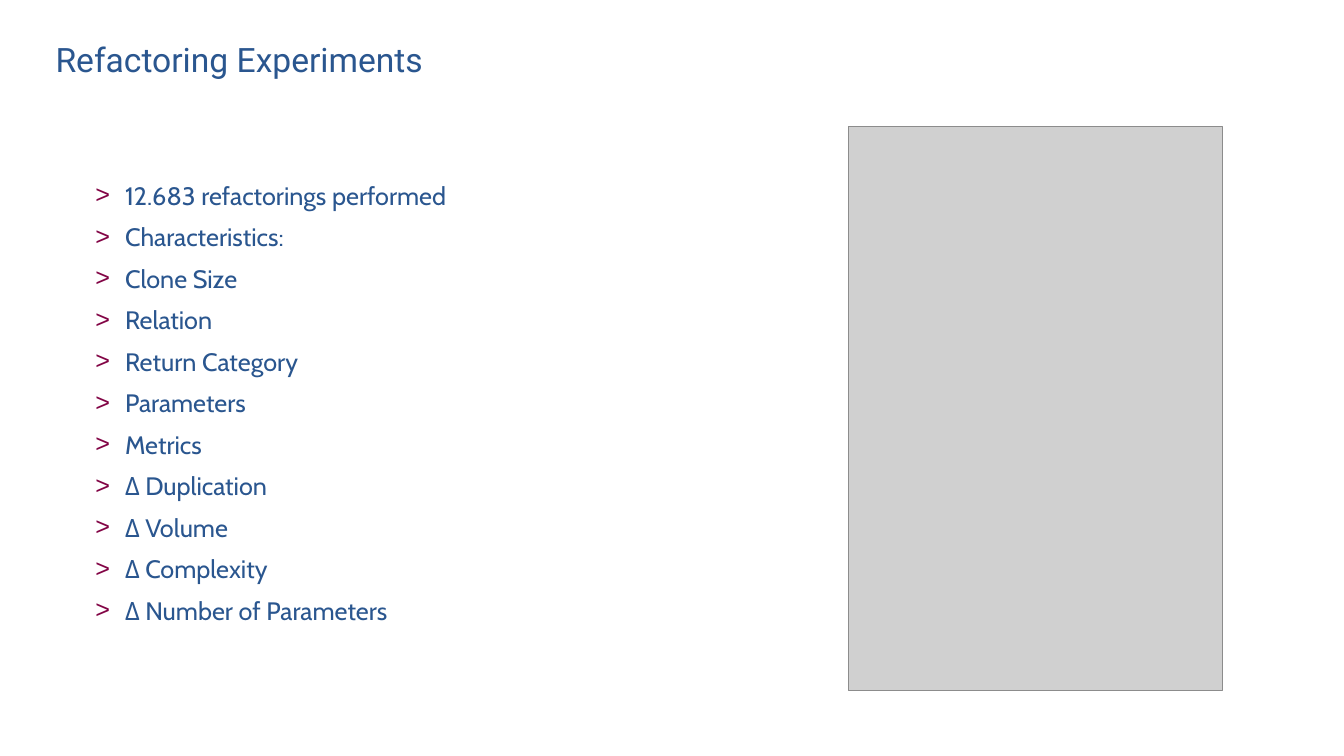
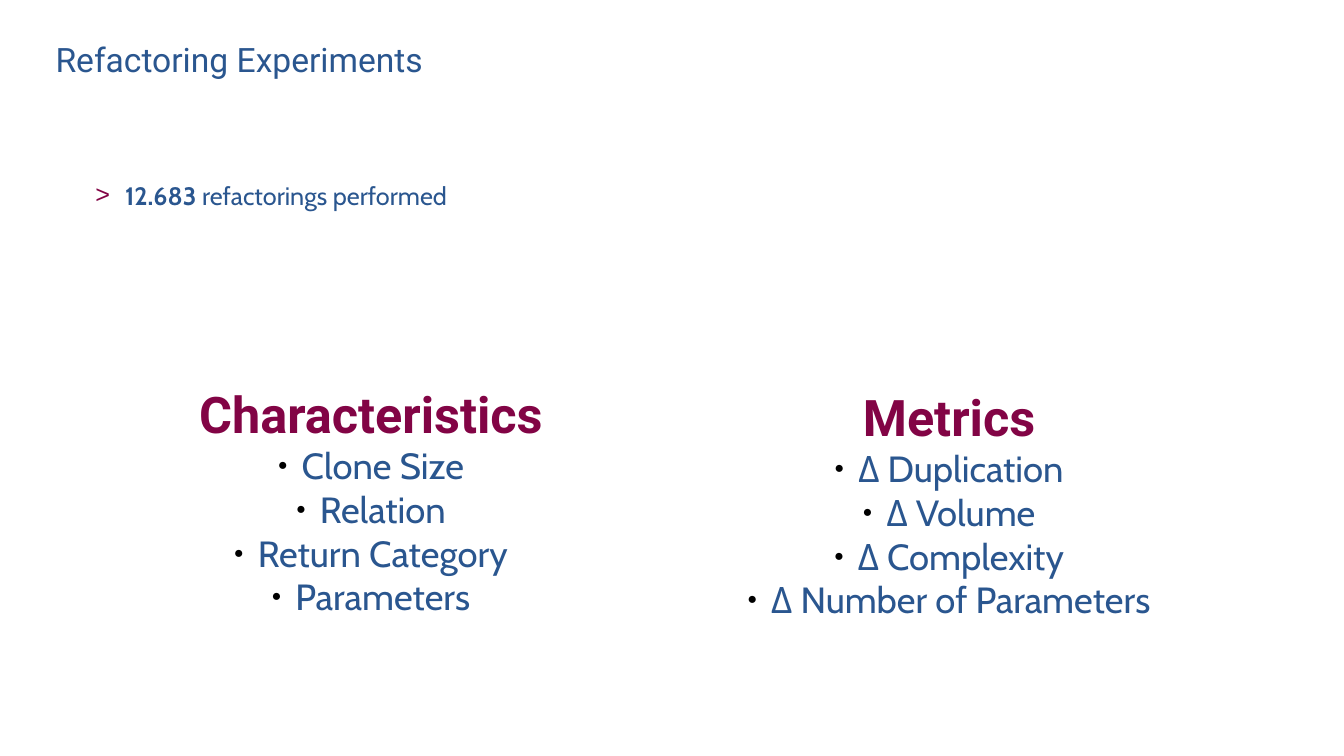
Before and after one commit to SimonBaars/Master-Thesis-Simon-Baars, a slide deck: slide 58 of presentations/FinalPresentation.odp (slide 57 before the commit). Drawn at 1344x756 pixels with LibreOffice and Linux fonts; fonts in the diff are those of the drawing; grey boxes stand for pictures. Boxes give left, top, right and bottom in pixels: in the first picture for what was removed or moved away, otherwise in the second. Text is boxed around its words. In the diff, an @@ line names an element or a change of style, - is before the commit and + after.

```diff
--- a/presentations/FinalPresentation.odp
+++ b/presentations/FinalPresentation.odp
@@ picture removed at (x1=849, y1=127, x2=1223, y2=691) @@
@@ free "12.683 refactorings performed" at (x1=95, y1=176, x2=1238, y2=673): bold on in "12.683" @@
@@ text in free at (x1=125, y1=227, x2=387, y2=621): paragraphs removed @@
-> Characteristics:
-  > Clone Size
-  > Relation
-  > Return Category
-  > Parameters
-> Metrics
-  > Δ Duplication
-  > Δ Volume
-  > Δ Complexity
-  > Δ Number of Parameters
@@ text added at (x1=199, y1=395, x2=542, y2=611), 26 pt, text #2A568F @@
+Characteristics
+● Clone Size
+● Relation
+● Return Category
+● Parameters
@@ text added at (x1=771, y1=398, x2=1151, y2=614), 26 pt, text #2A568F @@
+Metrics
+● Δ Duplication
+● Δ Volume
+● Δ Complexity
+● Δ Number of Parameters
```
Also in this commit, not shown: 3 other slides changed, 1 slide added, 1 slide removed, 2 other files.
